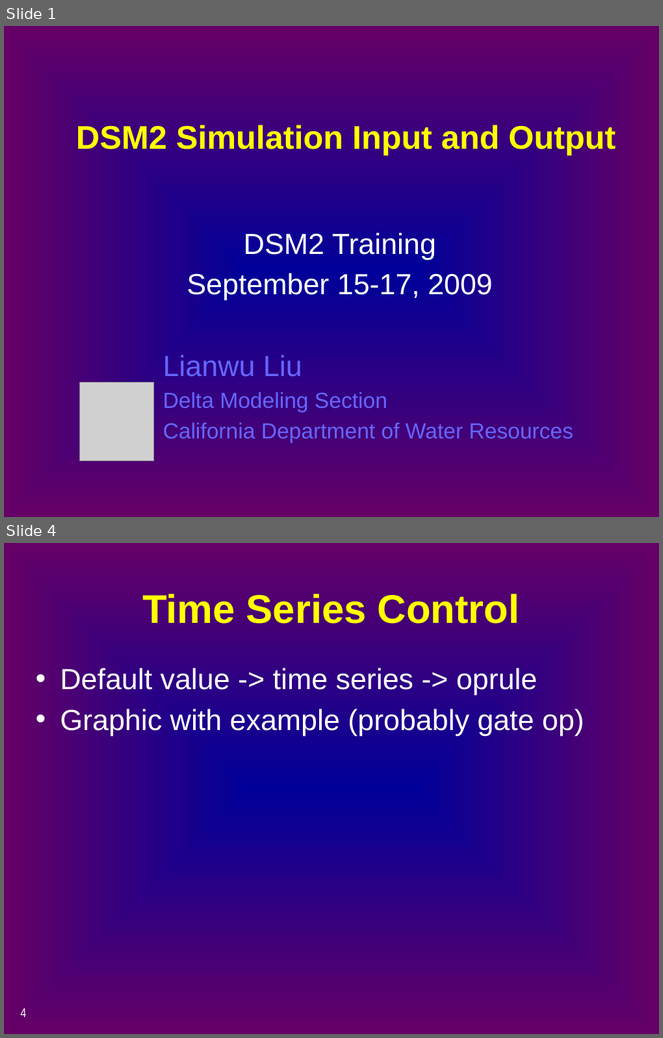
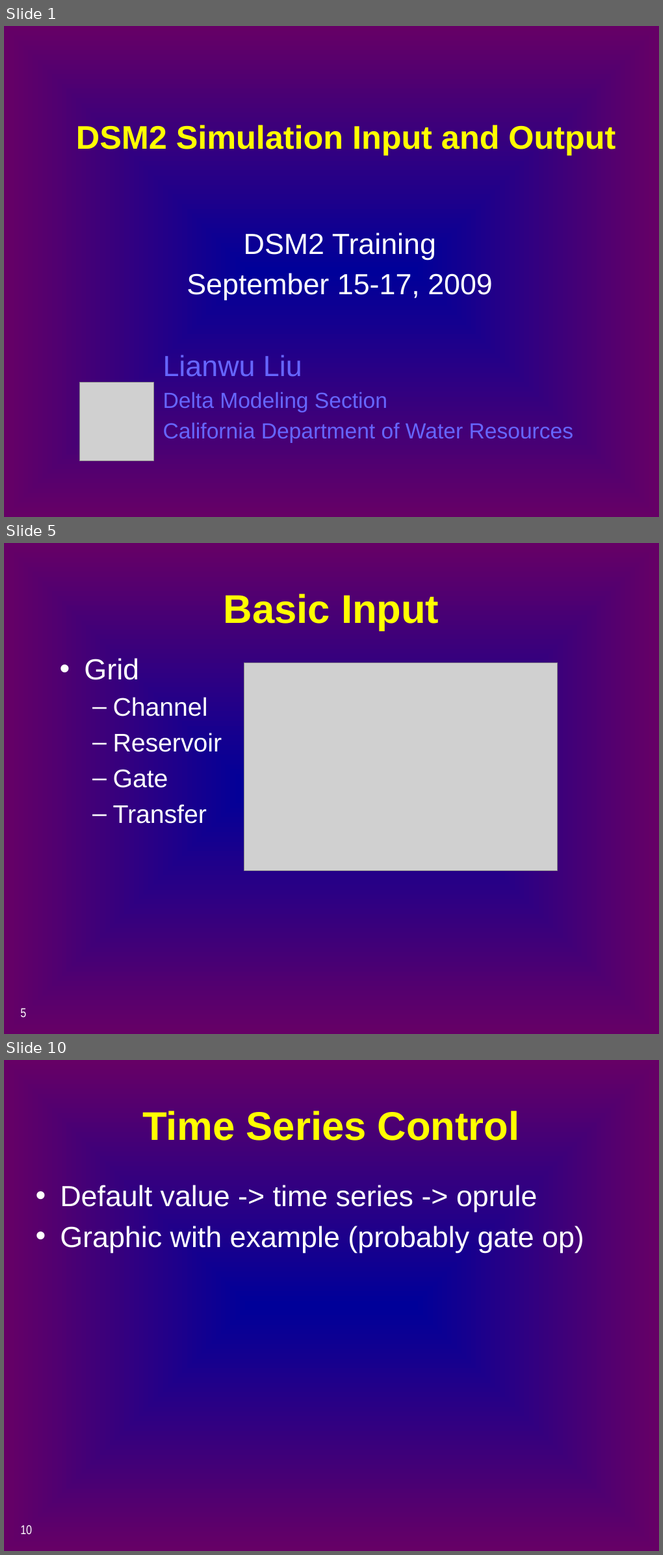
Before and after one commit to CADWRDeltaModeling/dsm2, a slide deck: dsm2/presentations/p4_simulation_data.pptx. Shown one above the other, each under a label of ours: slides 1 and 4 before the commit, slides 1, 5 and 10 after it; the slides between them are not shown. The pictures are 663x1038 and 663x1555 pixels, drawn with LibreOffice and Linux fonts; fonts in the diff are those of the drawing; grey boxes stand for pictures. Boxes give left, top, right and bottom in pixels: in the first picture for what was removed or moved away, otherwise in the second. Text is boxed around its words. In the diff, an @@ line names an element or a change of style, - is before the commit and + after.

```diff
--- a/dsm2/presentations/p4_simulation_data.pptx
+++ b/dsm2/presentations/p4_simulation_data.pptx
@@ slide 5 added at <box>4,543,659,1034</box>, background gradient #000099 to #660066 @@
@@ title added at <box>224,594,439,631</box>, 44 pt, text #FFFF00, bold @@
+Basic Input
@@ text added at <box>84,658,222,824</box>, 28 pt, text #FFFFFF @@
+• Grid
+  – Channel
+  – Reservoir
+  – Gate
+  – Transfer
@@ picture added at <box>244,663,558,871</box> @@
@@ page number added at <box>20,1008,26,1018</box>, 14 pt, text #FFFFFF @@
+5
@@ what was slide 4 is now slide 10 @@
@@ page number at <box>20,1525,32,1535</box>: text changed @@
-4
+10
```
Also in this commit, not shown: 7 slides changed, 6 other slides added.
